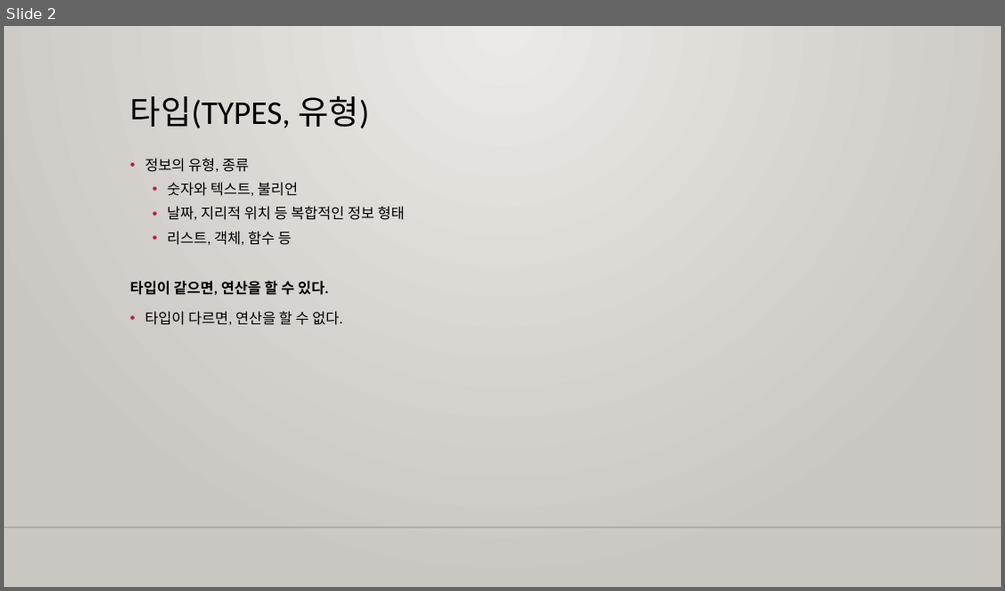
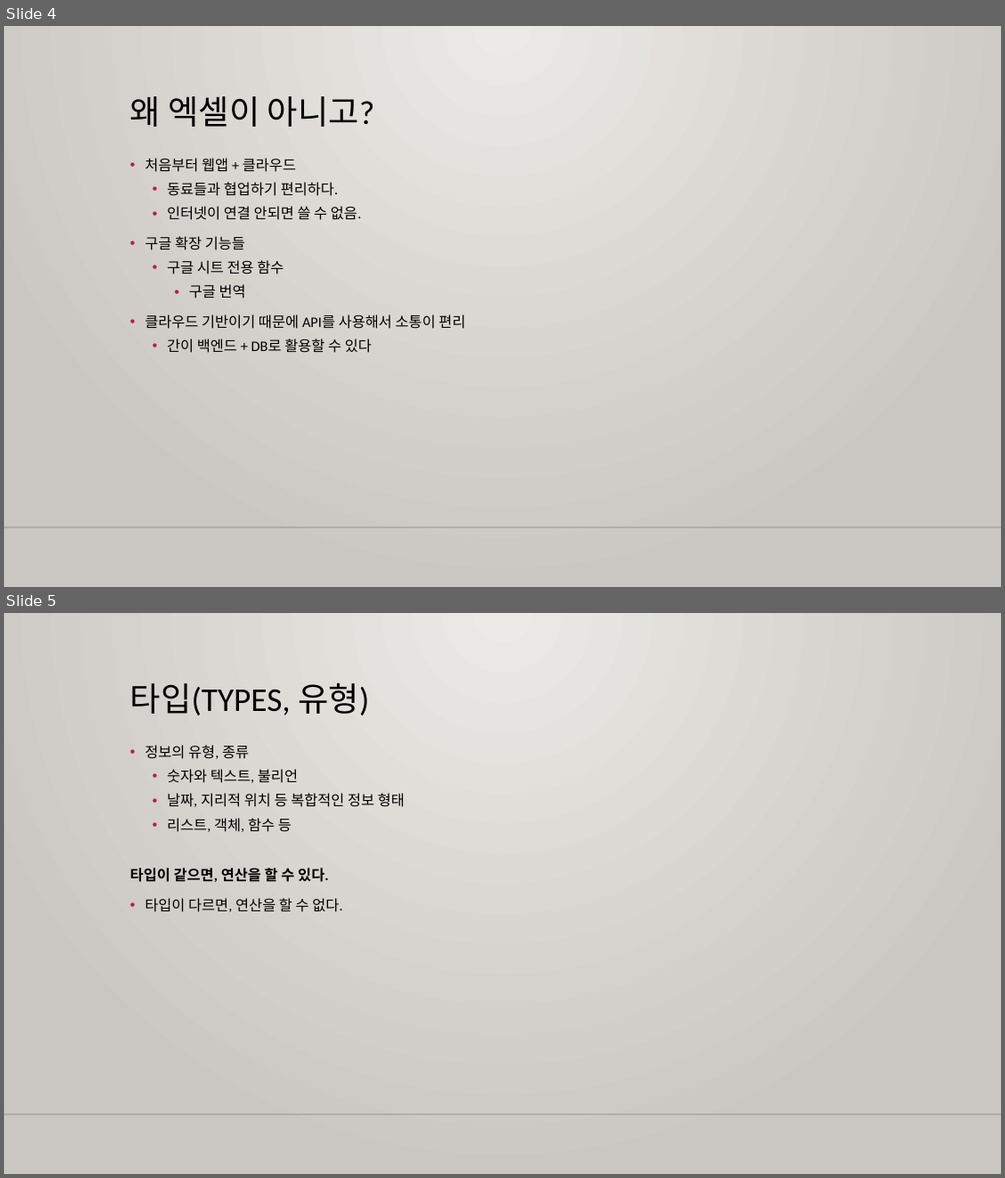
Before and after one commit to m00nlygreat/obsidian-vault, a slide deck: 노코드 엔지니어링/구글 시트로 데이터 관리하기.pptx. Shown one above the other, each under a label of ours: slide 2 before the commit, slides 4 and 5 after it. The pictures are 1005x591 and 1005x1178 pixels, drawn with LibreOffice and Linux fonts; fonts in the diff are those of the drawing; background and template pictures are left out. Boxes give left, top, right and bottom in pixels: in the first picture for what was removed or moved away, otherwise in the second. Text is boxed around its words. In the diff, an @@ line names an element or a change of style, - is before the commit and + after.

Commit message:
백업 완료: 2023-11-25 23:36:40
Affected files:
.obsidian/workspace.json
노코드 엔지니어링/구글 시트로 데이터 관리하기.md
노코드 엔지니어링/구글 시트로 데이터 관리하기.pptx

```diff
--- a/노코드 엔지니어링/구글 시트로 데이터 관리하기.pptx
+++ b/노코드 엔지니어링/구글 시트로 데이터 관리하기.pptx
@@ slide 4 added at [4,26,1001,587], background gradient #ECEAE7 to #CAC7C1; not listed: 1 template element that a slide beside it also shows @@
@@ title added at [130,96,375,127], 32 pt, text #000000 @@
+왜 엑셀이 아니고?
@@ text added at [145,158,465,353], 14 pt, text #000000 @@
+• 처음부터 웹앱 + 클라우드
+  • 동료들과 협업하기 편리하다.
+  • 인터넷이 연결 안되면 쓸 수 없음.
+• 구글 확장 기능들
+  • 구글 시트 전용 함수
+    • 구글 번역
+• 클라우드 기반이기 때문에 API를 사용해서 소통이 편리
+  • 간이 백엔드 + DB로 활용할 수 있다
@@ what was slide 2 is now slide 5 @@
```
Also in this commit, not shown: 3 slides changed, 15 other slides added, 2 other files.
